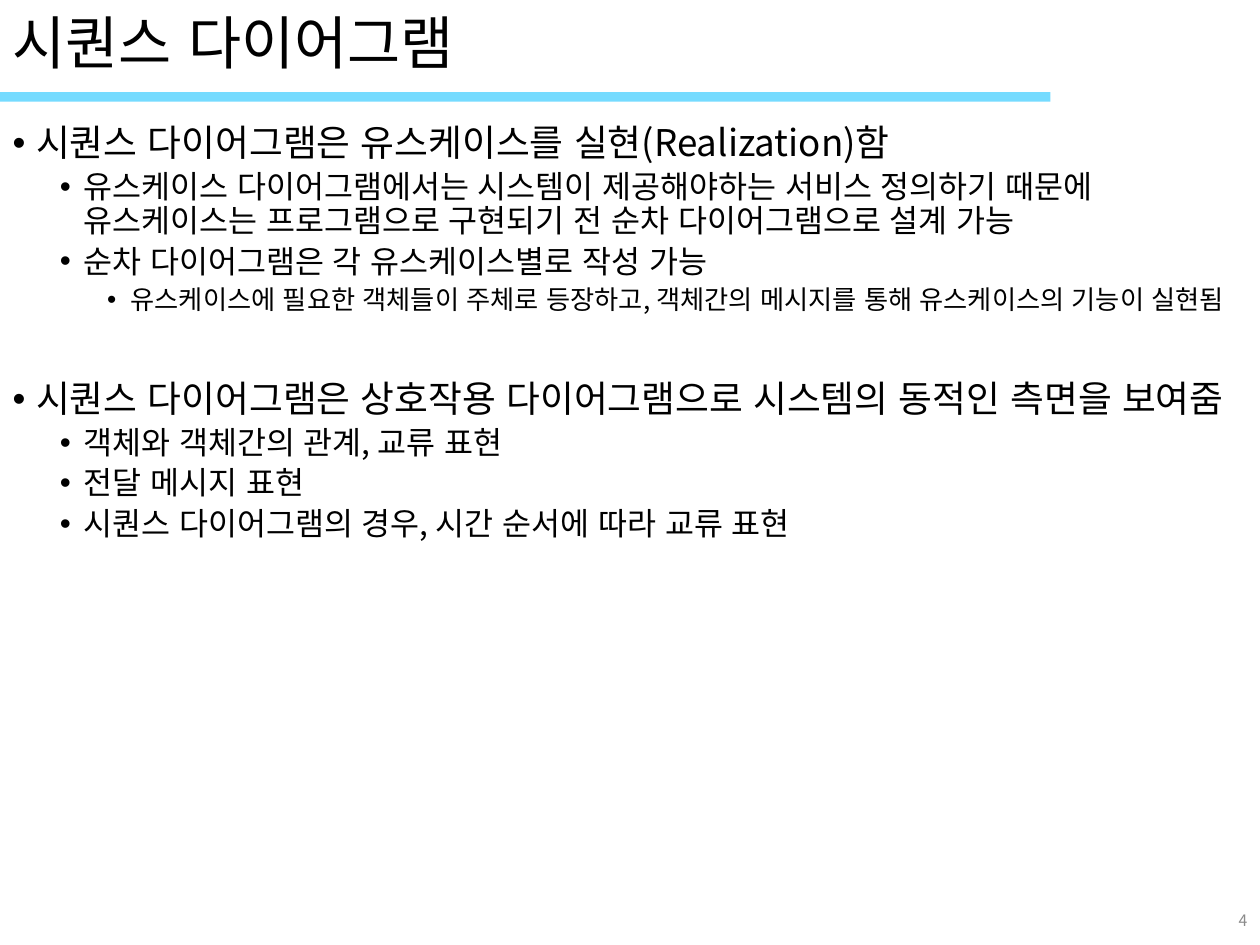
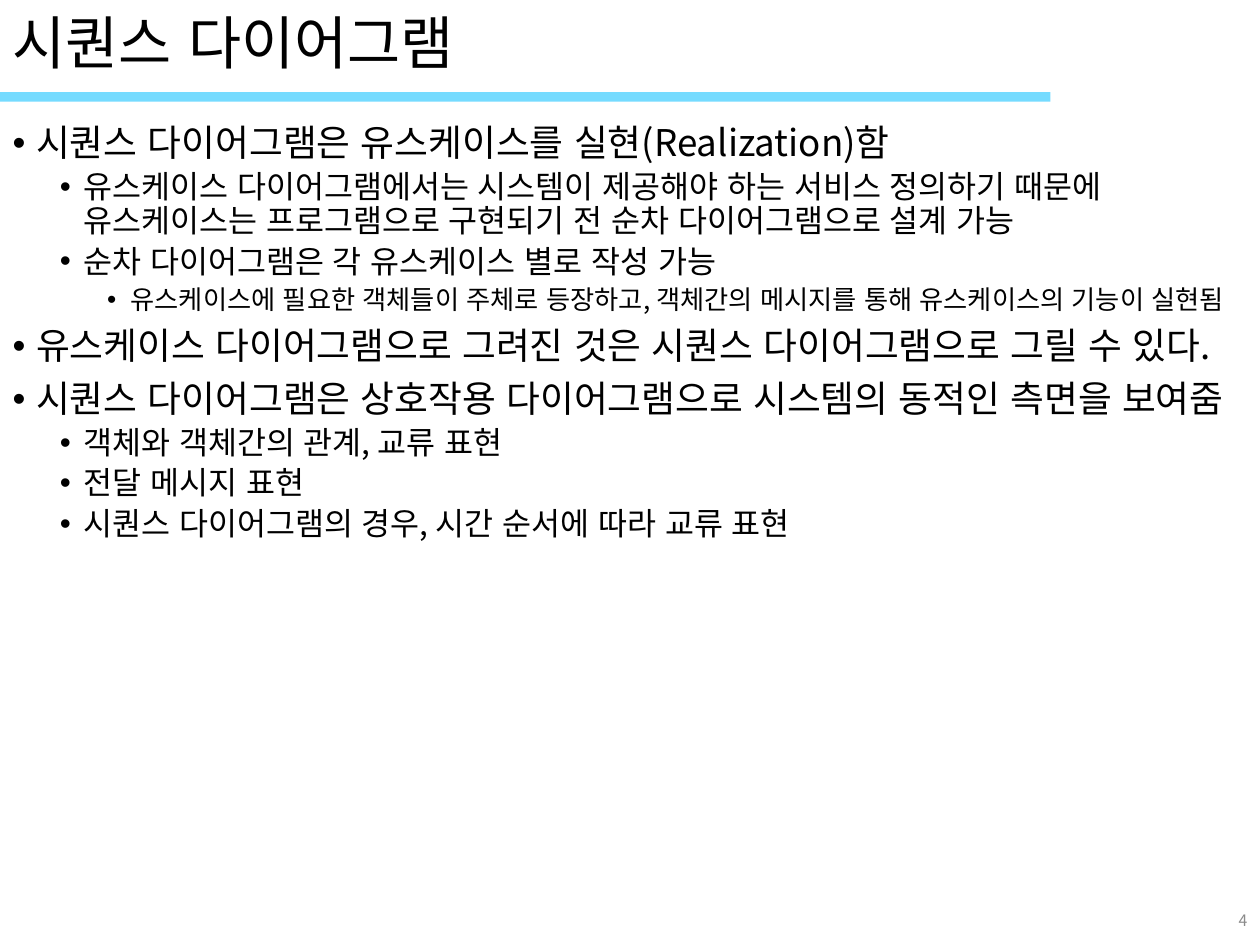
Before and after one commit to kys17326/starUML, a slide deck: slide 4 of 객체UML/11_객체UML(시퀀스).pptx. Drawn at 1260x945 pixels with LibreOffice and Linux fonts; fonts in the diff are those of the drawing; background and template pictures are left out. Boxes give left, top, right and bottom in pixels: in the first picture for what was removed or moved away, otherwise in the second. Text is boxed around its words. In the diff, an @@ line names an element or a change of style, - is before the commit and + after.

```diff
--- a/객체UML/11_객체UML(시퀀스).pptx
+++ b/객체UML/11_객체UML(시퀀스).pptx
@@ text at (x1=83, y1=172, x2=1102, y2=276): spaces changed @@
-  • 유스케이스 다이어그램에서는 시스템이 제공해야하는 서비스 정의하기 때문에 유스케이스는 프로그램으로 구현되기 전 순차 다이어그램으로 설계 가능
-  • 순차 다이어그램은 각 유스케이스별로 작성 가능
+  • 유스케이스 다이어그램에서는 시스템이 제공해야 하는 서비스 정의하기 때문에 유스케이스는 프로그램으로 구현되기 전 순차 다이어그램으로 설계 가능
+  • 순차 다이어그램은 각 유스케이스 별로 작성 가능
@@ text at (x1=36, y1=328, x2=1210, y2=362): paragraph added @@
+• 유스케이스 다이어그램으로 그려진 것은 시퀀스 다이어그램으로 그릴 수 있다.
```
Also in this commit, not shown: 1 other slide changed, 4 other files.
